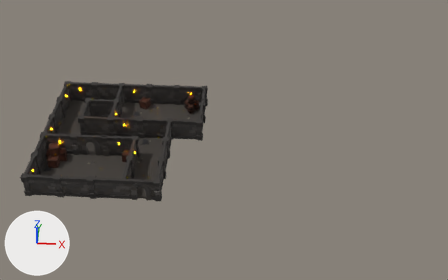
A saved change to the Blender file 06_ModularDungeon/Models/dungeon.blend.
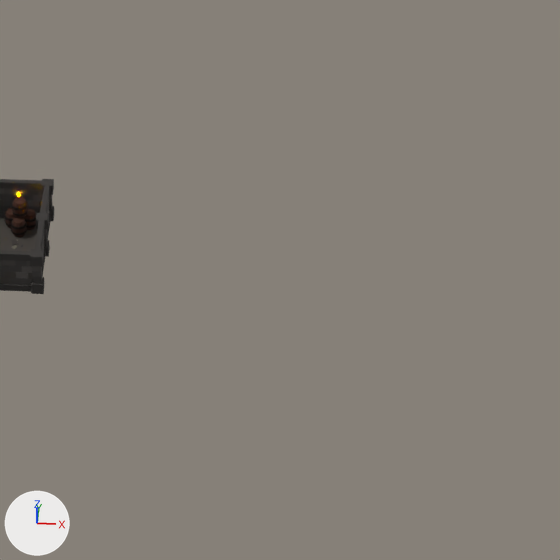
Each version appears first whole from a 50 mm camera at (13.3, -67.8, 53.4) aimed at (9.3, -2.7, 0.5), and next in a close-up on the part from 41% to 100% of the width and 0% to 95% of the height. Arrows for +X, +Y and +Z are at lower left; the lights stay in place.

Script lines for the objects in view, before the commit:
```python
ob_barel_002 = bpy.data.objects.new('Barel.002', me_cylinder)
ob_barel_002.location = (14.9, 8.95, 1.2)
ob_barel_002.rotation_euler = (0.0, 3.142, 0.0)  # degrees (0, 180, 0)
ob_barel_003 = bpy.data.objects.new('Barel.003', me_cylinder)
ob_barel_003.location = (15.51, 9.26, 1.2)
ob_barel_003.rotation_euler = (0.0, 0.0, -0.416)  # degrees (0, 0, -24)
ob_barrel = bpy.data.objects.new('Barrel', me_cylinder)
ob_barrel.location = (16.0, 9.0, 0.0)
ob_barrel.rotation_euler = (0.0, 0.0, 0.886)  # degrees (0, 0, 51)
ob_barrel_001 = bpy.data.objects.new('Barrel.001', me_cylinder)
ob_barrel_001.location = (15.41, 9.93, 1.2)
ob_barrel_001.rotation_euler = (0.0, 3.142, 5.083)  # degrees (0, 180, 291)
ob_crate = bpy.data.objects.new('Crate', me_cube)
ob_crate.location = (20.08, 9.98, 0.6)
ob_crate_001 = bpy.data.objects.new('Crate.001', me_cube)
ob_crate_001.location = (18.74, 9.58, 0.6)
ob_crate_001.rotation_euler = (0.0, 0.0, 1.465)  # degrees (0, 0, 84)
ob_crate_002 = bpy.data.objects.new('Crate.002', me_cube)
ob_crate_002.location = (20.0, 8.72, 0.6)
ob_crate_002.rotation_euler = (0.0, 0.0, -1.562)  # degrees (0, 0, -89)
ob_crate_003 = bpy.data.objects.new('Crate.003', me_cube)
ob_crate_003.location = (19.73, 9.38, 1.8)
ob_crate_003.rotation_euler = (0.0, 3.142, 0.2)  # degrees (0, 180, 11)
ob_floor_002 = bpy.data.objects.new('Floor.002', me_plane_011)
ob_floor_002.location = (4.0, 4.0, 0.0)
# also in view: 'Wall A A.004' at (6.0, -0.2, 1.5); 'Wall A A.006' at (4.2, 6.0, 1.5); 'Wall A A.003' at (3.8, -2.0, 1.5)
```
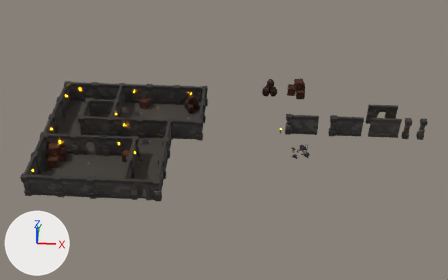
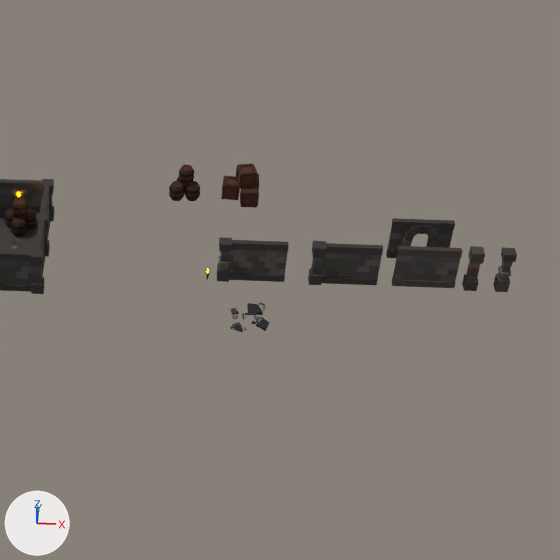
What the commit changed:
Object 'Crate' (ob_crate) is now shown.
Object 'Crate.001' (ob_crate_001) is now shown.
Object 'Crate.002' (ob_crate_002) is now shown.
Object 'Crate.003' (ob_crate_003) is now shown.
Object 'Barrel' (ob_barrel) is now shown.
Object 'Barrel.001' (ob_barrel_001) is now shown.
Object 'Barel.002' (ob_barel_002) is now shown.
Object 'Barel.003' (ob_barel_003) is now shown.
Object 'Doorway A' (ob_doorway_a) is now shown.
Object 'Wall A A' (ob_wall_a_a) is now shown.
Object 'Wall A' (ob_wall_a) is now shown.
Object 'Wall B A' (ob_wall_b_a) is now shown.
Object 'Pillar B' (ob_pillar_b) is now shown.
Object 'Pillar A' (ob_pillar_a) is now shown.
Object 'Tiles A' (ob_tiles_a) is now shown.
Object 'Tiles B' (ob_tiles_b) is now shown.
Object 'Tiles D' (ob_tiles_d) is now shown.
Object 'Tiles C' (ob_tiles_c) is now shown.

Boxes [x1, y1, x2, y2] around the edits, measured in the close-ups (560 x 560 px):
'Wall A A', shown (black): after [308, 241, 383, 285]
'Wall B A', shown (black): after [217, 237, 289, 282]
'Wall A', shown (black): after [391, 246, 463, 288]
'Doorway A', shown (black): after [386, 218, 455, 258]
'Pillar A', shown (black): after [462, 246, 485, 291]
'Pillar B', shown (black): after [493, 247, 517, 292]
'Crate.003', shown (brown): after [236, 163, 257, 188]
'Crate.001', shown: after [221, 176, 240, 200]
'Crate.002', shown: after [240, 184, 259, 208]
'Barel.003', shown: after [178, 165, 194, 185]
'Barel.002', shown: after [169, 181, 185, 201]
'Barrel', shown: after [185, 181, 200, 201]
'Tiles B', shown: after [245, 303, 266, 315]
'Tiles A', shown: after [251, 316, 269, 331]
'Tiles D', shown: after [230, 322, 247, 333]
'Tiles C', shown: after [231, 307, 244, 320]
